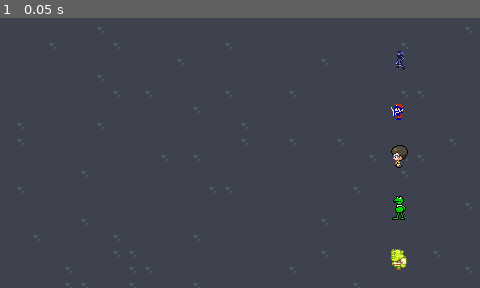
Above: before the commit, frame 1.
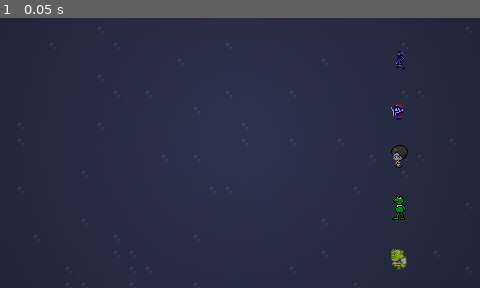
Above: after the commit, the same moment.

Repository: Galitie/async-mobile-client-app
Game: Godot game, scene res://battle/Battle.tscn
Two runs of this game, one before a commit and one after it. Both use one fixed random seed, a clock stepped at 60 frames per second and the inputs below. This scene is started directly instead of the project's main scene.
Inputs:
- Up to frame 1 (0.05 s): no input

The runs differ from the first frame. In frame 1, 34% of the frame differs, in the area x 0-100%, y 0-100%.
Error before the commit: Invalid access to property or key 'texture' on a base object of type 'Nil'. (res://battle/Battle.gd:34)
Error after the commit: Invalid access to property or key 'texture' on a base object of type 'Nil'. (res://battle/Battle.gd:41)

Commit message:
Added battle effects, music, and final blow catchphrases

Diff:
--- a/game/Game.gd
+++ b/game/Game.gd
@@ -8,6 +8,35 @@
 # BUG: Sending a TTS message with only punctuation leads to an empty message that shows up for
 # a split second. Possibly add a minimum time limit to display the message?
 extends Node2D
+
+class UserData:
+	var ip
+	var name
+	var role
+	var connection_id
+	var catchphrase
+	var connection_status
+	var voice_id
+	var character_data
+
+class Prompt:
+	var data = {
+		"message": "prompt",
+		"header": "Default header",
+		"context": "default",
+		"timerType": "none", # none, cooldown, countdown
+		"timer": 0.0,
+		"emojis": false,
+		"inputs": {} # "big" and/or "small" keys with placeholder values
+	}
+
+	func _init(header, context, timerType, timer, emojis, inputs):
+		data["header"] = header
+		data["context"] = context
+		data["timerType"] = timerType
+		data["timer"] = timer
+		data["emojis"] = emojis
+		data["inputs"] = inputs
 
 var state = null
 var previous_state
@@ -46,32 +75,3 @@
 		var response = {"action": "respondToUser", "connectionID": Game.users[ip].connection_id}
 		response.merge(prompt.data)
 		Client.SendPacket(response)
-
-class UserData:
-	var ip
-	var name
-	var role
-	var connection_id
-	var catchphrase
-	var connection_status
-	var voice_id
-	var character_data
-
-class Prompt:
-	var data = {
-		"message": "prompt",
-		"header": "Default header",
-		"context": "default",
-		"timerType": "none", # none, cooldown, countdown
-		"timer": 0.0,
-		"emojis": false,
-		"inputs": {} # "big" and/or "small" keys with placeholder values
-	}
-
-	func _init(header, context, timerType, timer, emojis, inputs):
-		data["header"] = header
-		data["context"] = context
-		data["timerType"] = timerType
-		data["timer"] = timer
-		data["emojis"] = emojis
-		data["inputs"] = inputs
--- a/game/MessageBox.gd
+++ b/game/MessageBox.gd
@@ -39,6 +39,7 @@
 		else:
 			$Info.text = "[center]" + message
 			$Info.visible = true
+			$Dialogue.visible = false
 
 func _animationFinished(anim):
 	if anim == "appear":
--- a/game/World.gd
+++ b/game/World.gd
@@ -212,17 +212,14 @@
 	spawn_position = Vector2i.ZERO
 	$Camera2D.transform.origin = characters[Game.HOST_IP].transform.origin
 	UI.transition.get_node("AnimationPlayer").play("fade_in")
-	print(UI.transition)
 	await get_tree().create_timer(0.4).timeout
 	ResumeWorld()
 
 func PauseWorld():
 	paused = true
-	DisplayServer.tts_pause()
 
 func ResumeWorld():
 	paused = false
-	DisplayServer.tts_resume()
 
 func StartBattle(battle_args):
 	Game.SendPromptToUsers(Game.wait_prompt, false)
--- a/game/battle/Battle.gd
+++ b/game/battle/Battle.gd
@@ -13,6 +13,11 @@
 @onready var drop_box = $Camera2D/CanvasLayer/Control/DropBox
 @onready var cursor = $Camera2D/CanvasLayer/Control/DropBox/Cursor
 @onready var enemy = $Enemy
+@onready var move_effects = $MoveEffects
+
+var battle_music = load("res://battle/battle.mp3")
+var victory_music = load("res://battle/victory.mp3")
+@onready var bgm_player = $BGMPlayer
 
 class Move:
 	var ip
@@ -31,6 +36,8 @@
 var party_turn = false
 
 func _ready():
+	bgm_player.stream = battle_music
+	bgm_player.play()
 	enemy.texture = enemy_info.texture
 
 	connect("start_state", _startState)
@@ -66,10 +73,12 @@
 			await get_tree().create_timer(0.8).timeout
 			battle_info.Show(moves[cursor_position].name)
 			await get_tree().create_timer(2.0).timeout
+			var move = move_effects.get_children().pick_random()
+			move.emitting = true
 			battle_info.Hide()
-			await get_tree().create_timer(1.0)
+			await get_tree().create_timer(1.5).timeout
 			turn += 1
-			if turn > max_turns:
+			if turn >= max_turns:
 				EndBattle()
 			else:
 				EnemyTurn()
@@ -128,8 +137,16 @@
 func EndBattle():
 	enemy.get_node("AnimationPlayer").play("dead")
 	await get_tree().create_timer(1.4).timeout
+	bgm_player.stop()
+	var final_blow_user = Game.users[moves[cursor_position].ip]
+	DisplayServer.tts_speak(final_blow_user.catchphrase, final_blow_user.voice_id, 50.0, final_blow_user.character_data.voice_pitch)
+	UI.message_box.Show(final_blow_user.catchphrase, final_blow_user.character_data.name, final_blow_user.character_data.icon_region)
+	await get_tree().create_timer(3.0).timeout
+	UI.message_box.Hide()
+	bgm_player.stream = victory_music
+	bgm_player.play()
 	battle_info.Show("The " + enemy_info.enemy_name + " was defeated!" + " Tyler and company are victorious!")
-	await get_tree().create_timer(3.0).timeout
+	await get_tree().create_timer(11.0).timeout
 	battle_info.Hide()
 	UI.transition.get_node("AnimationPlayer").play("fade_out")
 	await get_tree().create_timer(0.4).timeout
--- a/game/battle/Battle.tscn
+++ b/game/battle/Battle.tscn
@@ -10,6 +10,8 @@
 [ext_resource type="SpriteFrames" uid="uid://bi6q8j335ixdu" path="res://characters/kermit_frames.tres" id="5_ch6ys"]
 [ext_resource type="Texture2D" uid="uid://yc3l02gbhl7p" path="res://cursor.png" id="5_j1nqu"]
 [ext_resource type="SpriteFrames" uid="uid://bg8rjyk5nckoy" path="res://characters/shrek_frames.tres" id="6_3bqlg"]
+[ext_resource type="PackedScene" uid="uid://b3tvrwc41yiyl" path="res://battle/MoveEffects.tscn" id="11_qumop"]
+[ext_resource type="Texture2D" uid="uid://cxiuuki8craf" path="res://dungeon1/light_mask.png" id="12_h5hiv"]
 
 [sub_resource type="Animation" id="Animation_i5qrt"]
 length = 0.001
@@ -140,3 +142,21 @@
 libraries = {
 "": SubResource("AnimationLibrary_64l5n")
 }
+
+[node name="MoveEffects" parent="." instance=ExtResource("11_qumop")]
+position = Vector2(-125, 20)
+
+[node name="BGMPlayer" type="AudioStreamPlayer" parent="."]
+volume_db = -10.0
+
+[node name="DirectionalLight2D" type="DirectionalLight2D" parent="."]
+color = Color(0, 0, 0, 1)
+blend_mode = 2
+
+[node name="PointLight2D" type="PointLight2D" parent="."]
+color = Color(0.741176, 0.8, 1, 1)
+blend_mode = 2
+shadow_filter = 1
+shadow_filter_smooth = 25.2
+texture = ExtResource("12_h5hiv")
+texture_scale = 15.0
--- a/game/battle/ParticleParty.tscn
+++ b/game/battle/MoveEffects.tscn
@@ -102,7 +102,7 @@
 hue_variation_max = 1.0
 hue_variation_curve = SubResource("CurveTexture_8x34l")
 
-[node name="ParticleParty" type="Node2D"]
+[node name="MoveEffects" type="Node2D"]
 
 [node name="Fire" type="GPUParticles2D" parent="."]
 material = SubResource("CanvasItemMaterial_vr28n")
--- a/game/dungeon1/CrateRoom2.tscn
+++ b/game/dungeon1/CrateRoom2.tscn
@@ -10,7 +10,7 @@
 [sub_resource type="Resource" id="Resource_av76i"]
 script = ExtResource("5_2ji5t")
 speaker = "Foe"
-content = "I don't know about that other guy, but you definitely not getting past me!"
+content = "I don't know about that other guy, but you're definitely not getting past me!"
 message_signal = "startBattle"
 message_args = ["res://battle/Gatekeeper2.tres"]
 signal_timing = 2
--- a/game/dungeon1/PoemRoom.gd
+++ b/game/dungeon1/PoemRoom.gd
@@ -9,6 +9,9 @@
 var chests_opened = 0
 var poem = []
 var moved = false
+var got_key = false
+
+var open_chest_region = Rect2(145, 96, 17, 16)
 
 func _ready():
 	connect("chestOpened", _chestOpened)
@@ -18,28 +21,38 @@
 	set_process(false)
 
 func _chestOpened(character, object):
-	if !chests_opened:
-		var poem_prompt = Game.Prompt.new("Think of a poetic line that ends in \"ing\"", "map_poem_entry", "countdown", 30.0, false, {"big": "Roses are red..."})
-		Game.SendPromptToUsers(poem_prompt)
+	if got_key:
+		if !chests_opened:
+			var poem_prompt = Game.Prompt.new("Write something poetic.", "map_poem_entry", "countdown", 30.0, false, {"big": "Roses are red..."})
+			Game.SendPromptToUsers(poem_prompt)
 
-	chests_opened += 1
+		chests_opened += 1
+		object.messages.clear()
+		object.one_shot = true
+		object.region_rect = open_chest_region
 
-	match chests_opened:
-		1:
-			object.messages.append(Message.new("", "You found a[color=yellow] blank scrap of paper..."))
-		2:
-			object.messages.append(Message.new("", "You found another[color=yellow] scrap of paper."))
-		3:
-			object.messages.append(Message.new("", "One more[color=yellow] scrap of paper."))
-		4:
-			object.messages.append(Message.new("", "You got the last[color=yellow] scrap of paper!"))
+		match chests_opened:
+			1:
+				object.messages.append(Message.new("", "You found a[color=yellow] blank scrap of paper..."))
+			2:
+				object.messages.append(Message.new("", "You found another[color=yellow] scrap of paper."))
+			3:
+				object.messages.append(Message.new("", "One more[color=yellow] scrap of paper."))
+			4:
+				object.messages.append(Message.new("", "You got the last[color=yellow] scrap of paper!"))
 
 func _poemEntry(packet):
 	poem.append(packet["bigInputValue"])
 	Game.SendPromptToUser(get_parent().world_prompt, packet["userIP"])
 
 func _talkedToGatekeeper(character, object):
-	if !moved && chests_opened == max_chests:
+	if !got_key:
+		got_key = true
+	elif got_key && chests_opened < max_chests:
+		var dialogue : Array[Resource] = []
+		dialogue.append(Message.new("Gatekeeper", "Hurry! My artistic whimsies are stagnant!"))
+		object.messages = dialogue
+	elif got_key && !moved && chests_opened == max_chests:
 		var dialogue : Array[Resource] = []
 		for line in poem:
 			var message = Message.new("Gatekeeper", line)
--- a/game/dungeon1/PoemRoom.tscn
+++ b/game/dungeon1/PoemRoom.tscn
@@ -7,6 +7,38 @@
 [ext_resource type="Script" path="res://Interactable.gd" id="4_5avbr"]
 [ext_resource type="Script" path="res://Message.gd" id="6_b4r4n"]
 [ext_resource type="Script" path="res://Portal.gd" id="7_teu2r"]
+
+[sub_resource type="Resource" id="Resource_alkoi"]
+script = ExtResource("6_b4r4n")
+speaker = ""
+content = "It's locked. You need a key to open it."
+message_signal = ""
+message_args = []
+signal_timing = 0
+
+[sub_resource type="Resource" id="Resource_qaemf"]
+script = ExtResource("6_b4r4n")
+speaker = ""
+content = "It's locked. You need a key to open it."
+message_signal = ""
+message_args = []
+signal_timing = 0
+
+[sub_resource type="Resource" id="Resource_fp0of"]
+script = ExtResource("6_b4r4n")
+speaker = ""
+content = "It's locked. You need a key to open it."
+message_signal = ""
+message_args = []
+signal_timing = 0
+
+[sub_resource type="Resource" id="Resource_ax7pr"]
+script = ExtResource("6_b4r4n")
+speaker = ""
+content = "It's locked. You need a key to open it."
+message_signal = ""
+message_args = []
+signal_timing = 0
 
 [sub_resource type="Resource" id="Resource_7o4og"]
 script = ExtResource("6_b4r4n")
@@ -28,6 +60,22 @@
 script = ExtResource("6_b4r4n")
 speaker = "Gatekeeper"
 content = "Then I am quite easily swayed."
+message_signal = ""
+message_args = []
+signal_timing = 0
+
+[sub_resource type="Resource" id="Resource_5ol0v"]
+script = ExtResource("6_b4r4n")
+speaker = "Gatekeeper"
+content = "Take this key. I left some scribing paper around here somewhere..."
+message_signal = ""
+message_args = []
+signal_timing = 0
+
+[sub_resource type="Resource" id="Resource_d0voj"]
+script = ExtResource("6_b4r4n")
+speaker = ""
+content = "You got a [color=yellow]chest key!"
 message_signal = ""
 message_args = []
 signal_timing = 0
@@ -80,10 +128,10 @@
 region_enabled = true
 region_rect = Rect2(145, 112, 17, 16)
 script = ExtResource("4_5avbr")
-one_shot = true
 cell_position = Vector2i(-8, -14)
-interact_sprite = Rect2(145, 96, 17, 16)
+interact_sprite = Rect2(145, 112, 17, 16)
 interact_signal = "chestOpened"
+messages = Array[Resource]([SubResource("Resource_alkoi")])
 
 [node name="Chest2" type="Sprite2D" parent="."]
 position = Vector2(48, -80)
@@ -92,10 +140,10 @@
 region_enabled = true
 region_rect = Rect2(145, 112, 17, 16)
 script = ExtResource("4_5avbr")
-one_shot = true
 cell_position = Vector2i(3, -5)
-interact_sprite = Rect2(145, 96, 17, 16)
+interact_sprite = Rect2(145, 112, 17, 16)
 interact_signal = "chestOpened"
+messages = Array[Resource]([SubResource("Resource_qaemf")])
 
 [node name="Chest3" type="Sprite2D" parent="."]
 position = Vector2(-112, -128)
@@ -104,10 +152,10 @@
 region_enabled = true
 region_rect = Rect2(145, 112, 17, 16)
 script = ExtResource("4_5avbr")
-one_shot = true
 cell_position = Vector2i(-7, -8)
-interact_sprite = Rect2(145, 96, 17, 16)
+interact_sprite = Rect2(145, 112, 17, 16)
 interact_signal = "chestOpened"
+messages = Array[Resource]([SubResource("Resource_fp0of")])
 
 [node name="Chest4" type="Sprite2D" parent="."]
 position = Vector2(-224, -112)
@@ -116,10 +164,10 @@
 region_enabled = true
 region_rect = Rect2(145, 112, 17, 16)
 script = ExtResource("4_5avbr")
-one_shot = true
 cell_position = Vector2i(-14, -7)
-interact_sprite = Rect2(145, 96, 17, 16)
+interact_sprite = Rect2(145, 112, 17, 16)
 interact_signal = "chestOpened"
+messages = Array[Resource]([SubResource("Resource_ax7pr")])
 
 [node name="Gatekeeper" type="Sprite2D" parent="."]
 position = Vector2(-16, -64)
@@ -131,7 +179,7 @@
 cell_position = Vector2i(-1, -4)
 interact_sprite = Rect2(256, 236, 17, 20)
 interact_signal = "talkedToGatekeeper"
-messages = Array[Resource]([SubResource("Resource_7o4og"), SubResource("Resource_b0mr1"), SubResource("Resource_2hxty")])
+messages = Array[Resource]([SubResource("Resource_7o4og"), SubResource("Resource_b0mr1"), SubResource("Resource_2hxty"), SubResource("Resource_5ol0v"), SubResource("Resource_d0voj")])
 
 [node name="Portal" type="Sprite2D" parent="."]
 position = Vector2(-16, -96)
@@ -142,7 +190,7 @@
 script = ExtResource("7_teu2r")
 cell_position = Vector2i(-1, -6)
 trigger_cell = Vector2i(-1, -6)
-next_map = "res://dungeon1/CrateRoom.tscn"
+next_map = "res://dungeon1/SnakeRoom.tscn"
 next_map_cell_position = Vector2i(0, 4)
 unlocked_sprite_region = Rect2(176, 208, 16, 16)
 locked_sprite_region = Rect2(208, 208, 16, 16)
Not shown: 1 places in game/battle/Battle.tscn that only renumber resources
Not shown, added: game/battle/battle.mp3.import
Not shown, added: game/battle/battle.ogg.import
Not shown, added: game/battle/victory.mp3.import
Not shown: 1 places in game/dungeon1/PoemRoom.tscn that only renumber resources
Not shown, added: game/battle/battle.mp3
Not shown, added: game/battle/victory.mp3
